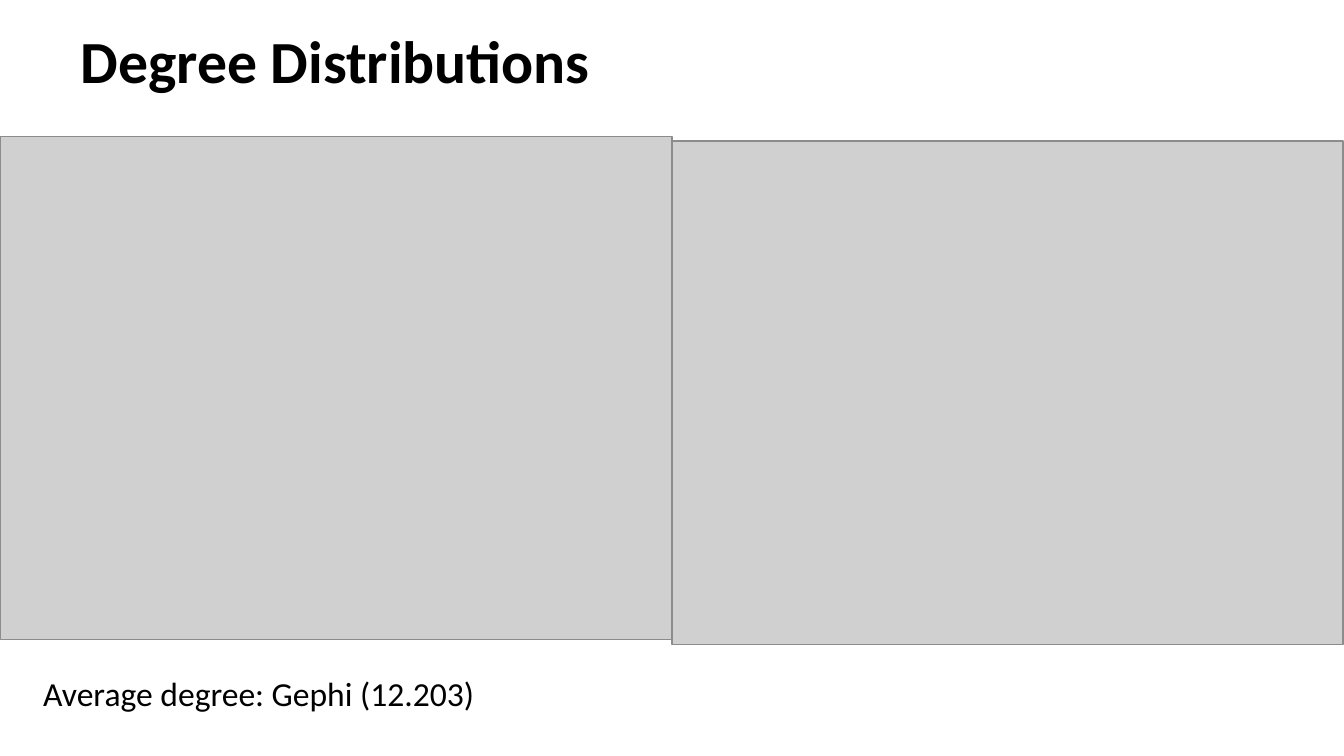
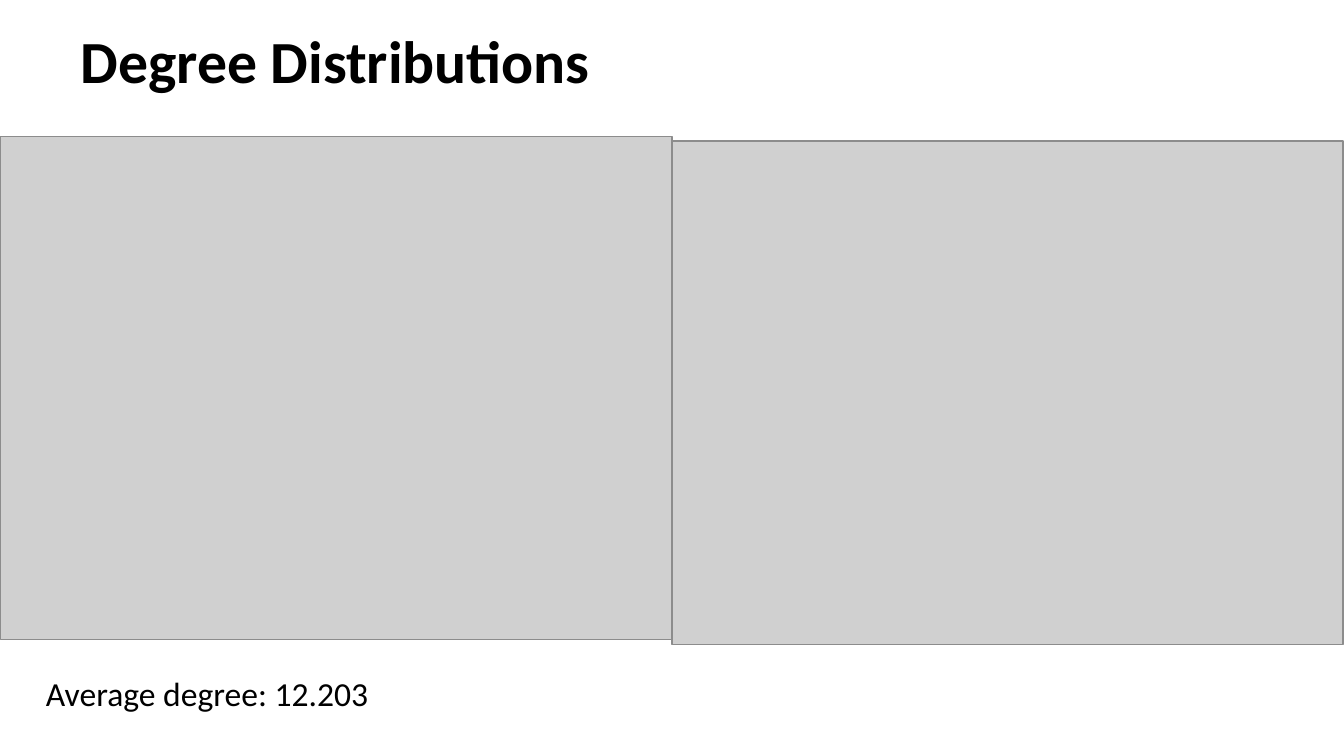
Before and after one commit to JessikaSmith/Complex-System-Simulation, a slide deck: slide 7 of Project/Coursework_ip.pptx (slide 4 before the commit). Drawn at 1344x756 pixels with LibreOffice and Linux fonts; fonts in the diff are those of the drawing; grey boxes stand for pictures. Boxes give left, top, right and bottom in pixels: in the first picture for what was removed or moved away, otherwise in the second. Text is boxed around its words. In the diff, an @@ line names an element or a change of style, - is before the commit and + after.

```diff
--- a/Project/Coursework_ip.pptx
+++ b/Project/Coursework_ip.pptx
@@ text at (46,682,368,712): text changed @@
-Average degree: Gephi (12.203)
+Average degree: 12.203
```
Also in this commit, not shown: 4 other slides changed, 5 slides added, 3 slides removed, 15 other files.
